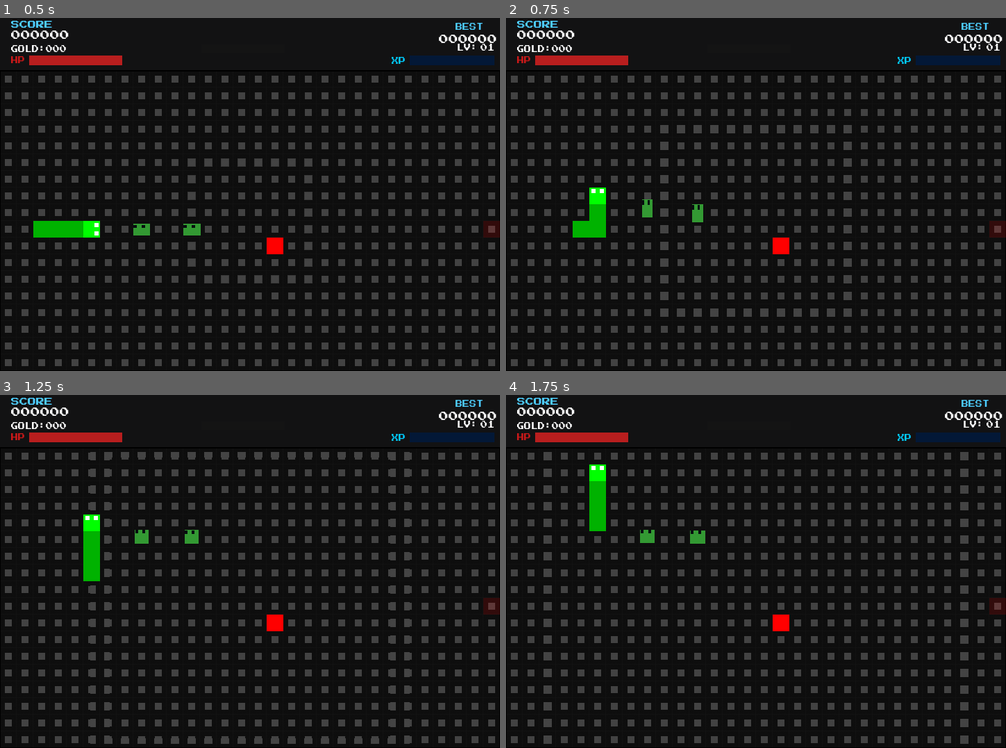
Above: before the commit, frames 1-4 (two rows, left to right).
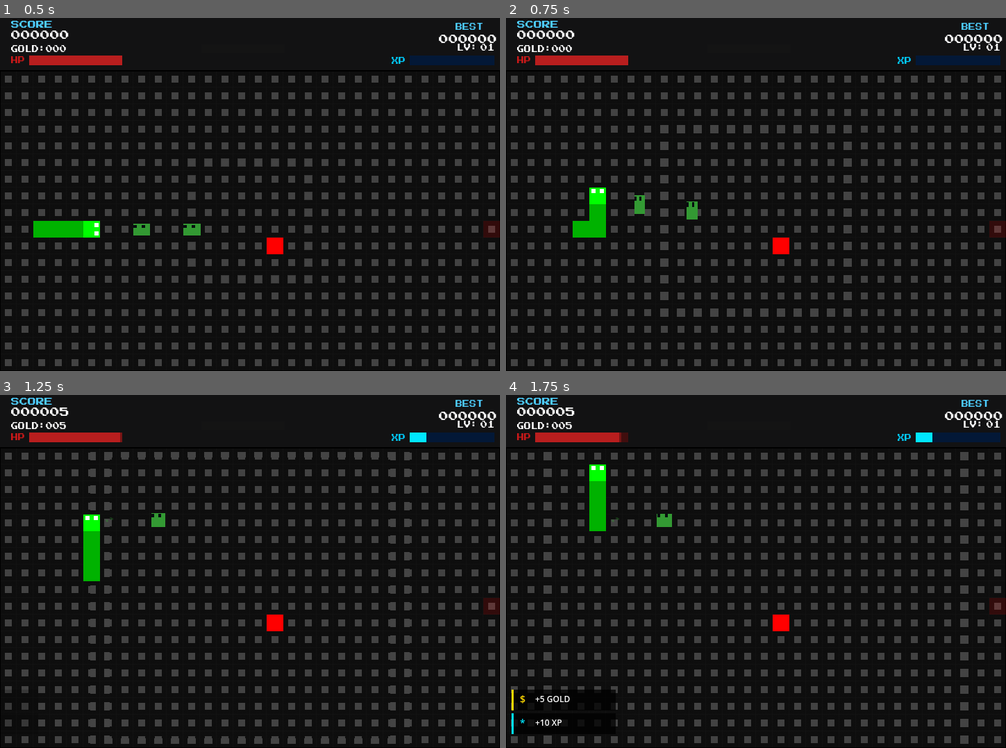
Above: after the commit, the same moments.

Repository: nastex123/snake-godot
Game: Godot game, scene res://Game.tscn
The game is run twice, just before and just after one commit, with the same random seed, the same clock (stepped at 60 frames per second) and the same inputs.
Inputs (mouse positions are in pixels of both pictures, inside the frame that each line leads up to):
- Up to frame 1 (0.5 s): no input
- Up to frame 2 (0.75 s): tap Enter (ui_accept) at 0.5 s; move the mouse to (731, 265) at 0.52 s; hold Up (ui_up) from 0.53 s (still down); tap Q at 0.6 s; click (731, 265) at 0.67 s
- Up to frame 3 (1.25 s): keep holding Up (ui_up); tap Enter (ui_accept) at 0.77 s
- Up to frame 4 (1.75 s): release Up (ui_up) at 1.25 s; drag from (906, 624) to (781, 624) at 1.27 s

Frame 1 is identical in both runs. In frame 2, 0.3% of the frame differs, in the area x 25-40%, y 50-58%; in frame 3, 0.4%; in frame 4, 1.1%, in the area x 1-86%, y 3-97%.

Commit message:
Fase 4 — SlimePack: manada táctica con IA compartida + fix slimes congelados

Diff:
--- a/Game.gd
+++ b/Game.gd
@@ -18,6 +18,7 @@
 var enemies_alive := 0
 
 var SlimeScene = preload("res://scenes/enemy/Slime.tscn")
+var SlimePackScene = preload("res://scenes/enemy/SlimePack.tscn")
 var EnemyDataRes = preload("res://resources/EnemyData.gd")
 func _ready() -> void:
 	food_spawner.setup($GameArea/Food)
@@ -126,6 +127,18 @@
 	for child in enemy_container.get_children():
 		child.queue_free()
 	enemies_alive = 0
+	var pack = null
+	var has_slime := false
+	for spawn in room.enemy_spawns:
+		var pos = Vector2i(clampi(int(spawn.x), 0, 29), clampi(int(spawn.y), 0, 17))
+		var etype = spawn.get("type", "slime")
+		match etype:
+			"slime":
+				has_slime = true
+	if has_slime:
+		pack = SlimePackScene.instantiate()
+		pack.setup(snake_controller)
+		enemy_container.add_child(pack)
 	for spawn in room.enemy_spawns:
 		var pos = Vector2i(clampi(int(spawn.x), 0, 29), clampi(int(spawn.y), 0, 17))
 		var etype = spawn.get("type", "slime")
@@ -142,6 +155,8 @@
 				data.color = Color(0.2, 0.6, 0.2)
 				var slime = SlimeScene.instantiate()
 				slime.setup(data, pos)
+				slime.pack = pack
+				pack.register(slime)
 				slime.died.connect(_on_enemy_died)
 				slime.merged.connect(_on_enemy_merged)
 				enemy_container.add_child(slime)
--- a/resources/EnemyData.gd
+++ b/resources/EnemyData.gd
@@ -1,4 +1,5 @@
 extends Resource
+class_name EnemyData
 
 enum EnemyType { SLIME, SPIDER, TOWER, GHOST, WORM, ELITE }
 
@@ -30,3 +31,24 @@
 var small_hp_mult: float = 0.4
 var big_hp_mult: float = 1.2
 var big_grid: Vector2i = Vector2i(2, 2)
+
+# --- SlimePack: coordinación de manada (percepción compartida, presión, fusión) ---
+var pack_contact_radius: float = 7.0
+var pack_slot_distance: int = 3
+var pack_memory_time: float = 1.2
+var pack_pressure_wrap: float = 2.0
+var pack_pressure_press: float = 3.0
+var pack_pressure_fuse: float = 3.5
+var pack_fuse_min_members: int = 2
+var pack_fuse_hp_ratio: float = 0.6
+var pack_fuse_max_shrunk: int = 1
+var pack_channel_time: float = 1.0
+var pack_regroup_speedup: float = 2.0
+var pack_interrupt_on_hit: bool = true
+var personality: Dictionary = {
+	"impulsive": 0.0,
+	"cautious": 0.0,
+	"heavy": 0.0,
+	"light": 0.0,
+	"social": 0.0,
+}
--- a/scenes/enemy/Slime.gd
+++ b/scenes/enemy/Slime.gd
@@ -24,12 +24,42 @@
 var _sc: Node
 var _eye_l: ColorRect
 var _eye_r: ColorRect
+var pack = null
+var traits := {}
+var _channeling := false
+var _aura: ColorRect
 
 func _ready() -> void:
 	_sc = get_node_or_null("/root/Game/GameArea/SnakeController")
 	hit_cooldown_time = data.hit_cooldown_time
+	_traits_from_data()
 	_apply_tier_visual()
 	_add_eyes()
+	_add_aura()
+
+func _traits_from_data() -> void:
+	# Personalidad = pesos de decisión (no stats). Jitter determinista por posición.
+	traits = data.personality.duplicate()
+	var h := hash(grid_pos.x * 1000 + grid_pos.y)
+	seeded_mix(["impulsive", "cautious", "heavy", "light", "social"], h)
+
+func seeded_mix(keys: Array, seed: int) -> void:
+	for k in keys:
+		var v: float = traits.get(k, 0.0)
+		var j := (float((seed + keys.find(k) * 137) % 100) - 50.0) / 100.0
+		traits[k] = clampf(v + j * 0.3, -1.0, 1.0)
+
+func trait_weight(key: String) -> float:
+	return traits.get(key, 0.0)
+
+func _add_aura() -> void:
+	_aura = ColorRect.new()
+	_aura.size = Vector2(56, 56)
+	_aura.position = Vector2(-28, -28)
+	_aura.pivot_offset = _aura.size * 0.5
+	_aura.color = Color(1, 0.9, 0.5, 0.0)
+	_aura.mouse_filter = Control.MOUSE_FILTER_IGNORE
+	visual.add_child(_aura)
 
 func _add_eyes() -> void:
 	_eye_l = ColorRect.new()
@@ -42,14 +72,12 @@
 	visual.add_child(_eye_r)
 
 func _process(delta: float) -> void:
-	if not is_alive or _absorbed:
+	if not is_alive or _absorbed or _channeling:
+		if _channeling:
+			_process_channel(delta)
 		return
 	_update_recovery(delta)
 	_update_harass(delta)
-	_merge_cooldown = maxf(0.0, _merge_cooldown - delta)
-	if _merge_cooldown <= 0.0:
-		_merge_cooldown = 0.25
-		_try_merge()
 	_advance_phase(delta)
 	_update_look()
 
@@ -146,6 +174,9 @@
 	_set_squash(1.0 + s, 1.0 - s)
 
 func _begin_jump() -> void:
+	if pack != null:
+		_pack_jump()
+		return
 	var pp := _player_pos()
 	var allies := _allies_near()
 	var target: Vector2i
@@ -158,6 +189,20 @@
 	else:
 		hop_direct = false
 		target = _mural_target(pp, allies)
+	_start_hop_to(target)
+
+func _pack_jump() -> void:
+	var goal: Dictionary = pack.goal_for(self)
+	hop_direct = goal.get("direct", false)
+	var target: Vector2i = goal["cell"]
+	# Rasgos ajustan solo el destino (pesos de decisión, no stats).
+	var t := traits
+	var nudge: float = t.get("heavy", 0.0)
+	if absf(nudge) > 0.05 and randf() < absf(nudge) * 0.3:
+		target = grid_pos
+	_start_hop_to(target)
+
+func _start_hop_to(target: Vector2i) -> void:
 	_move_towards(target)
 	_hop_from = global_position
 	_hop_to = Vector2(_target_grid_pos) * TILE + Vector2(TILE * 0.5, TILE * 0.5)
@@ -296,6 +341,63 @@
 		if d <= data.merge_group_radius:
 			group.append(child)
 	return group
+
+# ---------- coordinación con SlimePack (fusión interactiva) ----------
+
+func can_merge() -> bool:
+	return is_alive and not _absorbed and not _merge_lock \
+		and size_tier == SizeTier.MEDIUM and not _channeling
+
+func begin_channel() -> void:
+	if _channeling or not can_merge():
+		return
+	_channeling = true
+	phase = Phase.PAUSE
+	phase_time = 0.0
+	_tween_aura(true)
+
+func end_channel() -> void:
+	if not _channeling:
+		return
+	_channeling = false
+	_tween_aura(false)
+	_harass_time = 0.0
+	_merge_cooldown = 0.5
+
+func _process_channel(delta: float) -> void:
+	phase_time += delta
+	# Vibración + aura mientras canaliza; se queda quieto (no persigue).
+	var sh = sin(phase_time * 42.0) * 1.2
+	visual.position.x = -visual.size.x * 0.5 + sh
+	visual.position.y = -visual.size.y * 0.5 + cos(phase_time * 37.0) * 1.2
+	_clamp_visual_y()
+
+func _tween_aura(on_: bool) -> void:
+	if _aura == null:
+		return
+	var tw := create_tween()
+	if on_:
+		tw.tween_property(_aura, "color:a", 0.35, 0.2)
+	else:
+		tw.tween_property(_aura, "color:a", 0.0, 0.2)
+
+func do_pack_merge(group: Array) -> void:
+	if not is_alive or _absorbed or _merge_lock or size_tier != SizeTier.MEDIUM or group.size() < 2:
+		return
+	_channeling = false
+	_tween_aura(false)
+	var sorted := group.duplicate()
+	sorted.sort_custom(func(a, b):
+		return (a.grid_pos.x < b.grid_pos.x) or (a.grid_pos.x == b.grid_pos.x and a.grid_pos.y < b.grid_pos.y))
+	var leader = sorted[0]
+	for m in sorted:
+		if m != self and m != leader:
+			m._merge_lock = true
+			m._channeling = false
+	if self == leader:
+		_do_merge(sorted)
+	else:
+		_merge_lock = true
 
 func _do_merge(group: Array) -> void:
 	var total_hp := 0.0
@@ -364,6 +466,8 @@
 func _on_hit_started() -> void:
 	if size_tier != SizeTier.BIG:
 		current_hp = 0.0
+	if pack:
+		pack.on_member_damaged(self)
 
 func _apply_tier_visual() -> void:
 	var s := 20.0
--- /dev/null
+++ b/scenes/enemy/SlimePack.gd
@@ -0,0 +1,298 @@
+extends Node
+class_name SlimePack
+
+# Coordinador de manada: percepción compartida + asignación de slots/roles +
+# presión espacial + decisión de fusión. Un nodo por sala. Estado scoped a la sala.
+
+const TILE := 24
+const GRID_W := 30
+const GRID_H := 18
+
+enum PackState { SEARCH, REGROUP, WRAP, PRESS, FUSE }
+
+var state: int = PackState.SEARCH
+var pressure: float = 0.0
+var avg_hp_ratio: float = 1.0
+var shrunk_count: int = 0
+var members: Array = []
+var slots: Array = []
+var memory := {
+	"preferred_dir": Vector2i.ZERO,
+	"last_escape": Vector2i.ZERO,
+	"timer": 0.0,
+}
+var fuse_group: Array = []
+var goal_map: Dictionary = {}
+var _channeling := false
+var _channel_time := 0.0
+var _sc: Node = null
+
+func setup(sc: Node) -> void:
+	_sc = sc
+
+func register(m) -> void:
+	if m and not members.has(m):
+		members.append(m)
+
+func unregister(m) -> void:
+	var i := members.find(m)
+	if i >= 0:
+		members.remove_at(i)
+	if fuse_group.has(m):
+		fuse_group.erase(m)
+
+func is_empty() -> bool:
+	return members.is_empty()
+
+func has_member(m) -> bool:
+	return members.has(m)
+
+func _process(delta: float) -> void:
+	var alive := []
+	for m in members:
+		if is_instance_valid(m) and m.is_alive:
+			alive.append(m)
+		else:
+			unregister(m)
+	members = alive
+	if members.is_empty():
+		return
+	memory["timer"] = maxf(0.0, memory["timer"] - delta)
+	if _channeling:
+		_channel_time -= delta
+		if _channel_time <= 0.0:
+			_finish_fusion()
+		return
+	_recompute_stats()
+	_decide_state()
+	_assign_goals()
+
+func _pack_data():
+	return members[0].data if not members.is_empty() else null
+
+func _recompute_stats() -> void:
+	if members.is_empty():
+		return
+	var total_ratio := 0.0
+	shrunk_count = 0
+	for m in members:
+		total_ratio += (m.current_hp / m.max_hp) if m.max_hp > 0.0 else 1.0
+		if m.size_tier == m.SizeTier.SMALL:
+			shrunk_count += 1
+	avg_hp_ratio = total_ratio / members.size()
+	var pp := _player_pos()
+	var covered := {}
+	for m in members:
+		var d := Vector2i(signi(m.grid_pos.x - pp.x), signi(m.grid_pos.y - pp.y))
+		var key := _dir_key(d)
+		if key != "":
+			covered[key] = true
+	pressure = _pressure_from(covered.size())
+
+func _pressure_from(sides: int) -> float:
+	match sides:
+		0: return 0.0
+		1: return 1.0
+		2: return 2.5
+		3: return 4.5
+		_: return 6.0
+
+func _dir_key(d: Vector2i) -> String:
+	if d == Vector2i.ZERO:
+		return ""
+	if absf(d.x) >= absf(d.y):
+		return "r" if d.x > 0 else "l"
+	return "d" if d.y > 0 else "u"
+
+func _player_pos() -> Vector2i:
+	return _sc.get_head_pos() if _sc else Vector2i.ZERO
+
+func _player_facing() -> Vector2i:
+	return _sc.direction if _sc else Vector2i.RIGHT
+
+func _decide_state() -> void:
+	if _channeling:
+		state = PackState.FUSE
+		return
+	var data = _pack_data()
+	if data == null:
+		return
+	var eligible: Array = _eligible_mediums()
+	var fuse_ok: bool = pressure >= data.pack_pressure_fuse
+	fuse_ok = fuse_ok and eligible.size() >= data.pack_fuse_min_members
+	fuse_ok = fuse_ok and avg_hp_ratio > data.pack_fuse_hp_ratio
+	fuse_ok = fuse_ok and shrunk_count <= data.pack_fuse_max_shrunk
+	if fuse_ok:
+		state = PackState.FUSE
+		_start_fuse(eligible)
+		return
+	if pressure >= data.pack_pressure_press:
+		state = PackState.PRESS
+	elif pressure >= data.pack_pressure_wrap:
+		state = PackState.WRAP
+	elif shrunk_count >= members.size() * 0.5:
+		state = PackState.REGROUP
+	else:
+		state = PackState.SEARCH
+
+func _is_cell_open(cell: Vector2i) -> bool:
+	if cell.x < 0 or cell.x >= GRID_W or cell.y < 0 or cell.y >= GRID_H:
+		return false
+	for seg in _sc.snake if _sc else []:
+		if seg == cell:
+			return false
+	for m in members:
+		if is_instance_valid(m) and m.is_alive and m.occupies_cell(cell):
+			return false
+	return true
+
+func _recompute_slots() -> void:
+	slots.clear()
+	var pp := _player_pos()
+	var data = _pack_data()
+	var dist: int = int(data.pack_slot_distance) if data else 3
+	var dirs: Array[Vector2i] = [
+		Vector2i(1, 0), Vector2i(-1, 0), Vector2i(0, 1), Vector2i(0, -1),
+		Vector2i(1, 1), Vector2i(1, -1), Vector2i(-1, 1), Vector2i(-1, -1),
+	]
+	for d in dirs:
+		var target := pp + d * dist
+		if _is_cell_open(target):
+			slots.append(target)
+
+# Asigna a cada vivo un slot único cada tick (pool compartido → sin duplicados).
+func _assign_goals() -> void:
+	goal_map.clear()
+	_recompute_slots()
+	if state == PackState.SEARCH:
+		for m in members:
+			goal_map[m] = {"cell": m._player_pos() + m._player_dir(), "role": "pursue", "direct": true}
+		return
+	if state == PackState.REGROUP:
+		for m in members:
+			goal_map[m] = {"cell": _nearest_anchor(m), "role": "wander", "direct": false}
+		return
+	if slots.is_empty():
+		for m in members:
+			goal_map[m] = {"cell": m._player_pos(), "role": "pursue", "direct": false}
+		return
+	var pp := _player_pos()
+	var pref: Vector2i = memory["preferred_dir"]
+	var pool := slots.duplicate()
+	for m in members:
+		var dir := _dir_to_player(m)
+		if pool.is_empty():
+			goal_map[m] = {"cell": pp + dir, "role": "pursue", "direct": false}
+			continue
+		var best: Vector2i = pool[0]
+		var best_score := 99999.0
+		for s in pool:
+			var score := _slot_score(s, pp, pref, m.grid_pos)
+			if score < best_score:
+				best_score = score
+				best = s
+		pool.erase(best)
+		goal_map[m] = {"cell": best, "role": _role_for(best, pp), "direct": false}
+
+func _dir_to_player(m) -> Vector2i:
+	var rel: Vector2i = _player_pos() - m.grid_pos
+	return Vector2i(signi(rel.x), signi(rel.y))
+
+func goal_for(m) -> Dictionary:
+	var g: Dictionary = goal_map.get(m, {})
+	if g.is_empty():
+		return {"cell": m._player_pos(), "role": "pursue", "direct": false}
+	return g
+
+func _slot_score(s: Vector2i, pp: Vector2i, pref: Vector2i, from: Vector2i) -> float:
+	var rel: Vector2i = s - pp
+	var score := float(absf(rel.x) + absf(rel.y))
+	if pref != Vector2i.ZERO:
+		var dp := float(rel.x * pref.x + rel.y * pref.y)
+		if dp > 0:
+			score -= 2.0
+	score += Vector2(from - s).length() * 0.01
+	return score
+
+func _role_for(slot: Vector2i, pp: Vector2i) -> String:
+	var rel := pp - slot
+	if absf(rel.x) >= absf(rel.y):
+		return "shepherd" if rel.x < 0 else "persecutor"
+	var facing := _player_facing()
+	if facing.y != 0 and rel.y * facing.y > 0:
+		return "anchor"
+	return "see"
+
+func _nearest_anchor(m) -> Vector2i:
+	var nearest = members[0]
+	var bd := 99999.0
+	for o in members:
+		if o == m:
+			continue
+		var d := Vector2(o.grid_pos - m.grid_pos).length()
+		if d < bd:
+			bd = d
+			nearest = o
+	return nearest.grid_pos
+
+func memory_direction() -> Vector2i:
+	if memory["preferred_dir"] != Vector2i.ZERO:
+		return memory["preferred_dir"]
+	return _player_facing()
+
+func update_escape(esc: Vector2i) -> void:
+	memory["last_escape"] = esc
+	var data = _pack_data()
+	if memory["timer"] <= 0.0:
+		memory["preferred_dir"] = esc
+		memory["timer"] = data.pack_memory_time if data else 0.0
+
+# ---------- fusión (canalización interactiva, interrumpible) ----------
+
+func _eligible_mediums() -> Array:
+	var res := []
+	for m in members:
+		if is_instance_valid(m) and m.is_alive \
+			and m.size_tier == m.SizeTier.MEDIUM and m.can_merge():
+			res.append(m)
+	return res
+
+func _start_fuse(eligible: Array) -> void:
+	var group: Array = [eligible[0]]
+	for m in eligible:
+		if group.size() >= 2:
+			break
+		if m != group[0]:
+			group.append(m)
+	fuse_group = group
+	for m in group:
+		m.begin_channel()
+	_channeling = true
+	var data = _pack_data()
+	_channel_time = data.pack_channel_time if data else 1.0
+
+func on_channel_hit(m) -> void:
+	if _channeling and fuse_group.has(m):
+		_channeling = false
+		for fm in fuse_group:
+			if is_instance_valid(fm):
+				fm.end_channel()
+		fuse_group.clear()
+
+func _finish_fusion() -> void:
+	_channeling = false
+	if fuse_group.is_empty():
+		return
+	for fm in fuse_group:
+		if is_instance_valid(fm):
+			fm.end_channel()
+	var leader = fuse_group[0]
+	if is_instance_valid(leader) and leader.is_alive:
+		leader.do_pack_merge(fuse_group)
+	fuse_group.clear()
+
+func on_member_damaged(m) -> void:
+	var rel: Vector2i = m.grid_pos - m._player_pos()
+	update_escape(Vector2i(signi(rel.x), signi(rel.y)))
+	if _channeling and fuse_group.has(m):
+		on_channel_hit(m)
--- /dev/null
+++ b/scenes/enemy/SlimePack.tscn
@@ -0,0 +1,6 @@
+[gd_scene format=3 uid="uid://cspack0000sn1"]
+
+[ext_resource type="Script" path="res://scenes/enemy/SlimePack.gd" id="1_pack"]
+
+[node name="SlimePack" type="Node"]
+script = ExtResource("1_pack")
Not shown, added: scenes/enemy/SlimePack.gd.uid
Not shown, changed: AGENTS.md
Not shown, changed: Documentacion/CHANGELOG.md
Not shown, changed: Documentacion/FASE_04_Enemigos.md
Not shown, changed: Documentacion/GDD.md
Not shown, changed: Documentacion/notas.md
